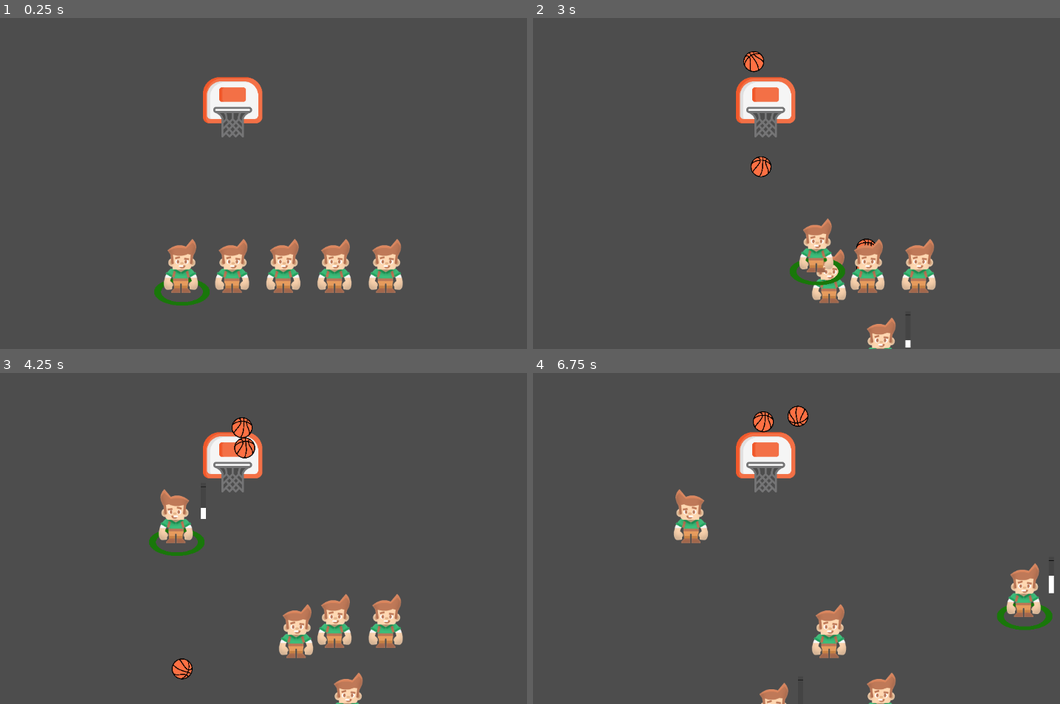
Above: before the commit, frames 1-4 (two rows, left to right).
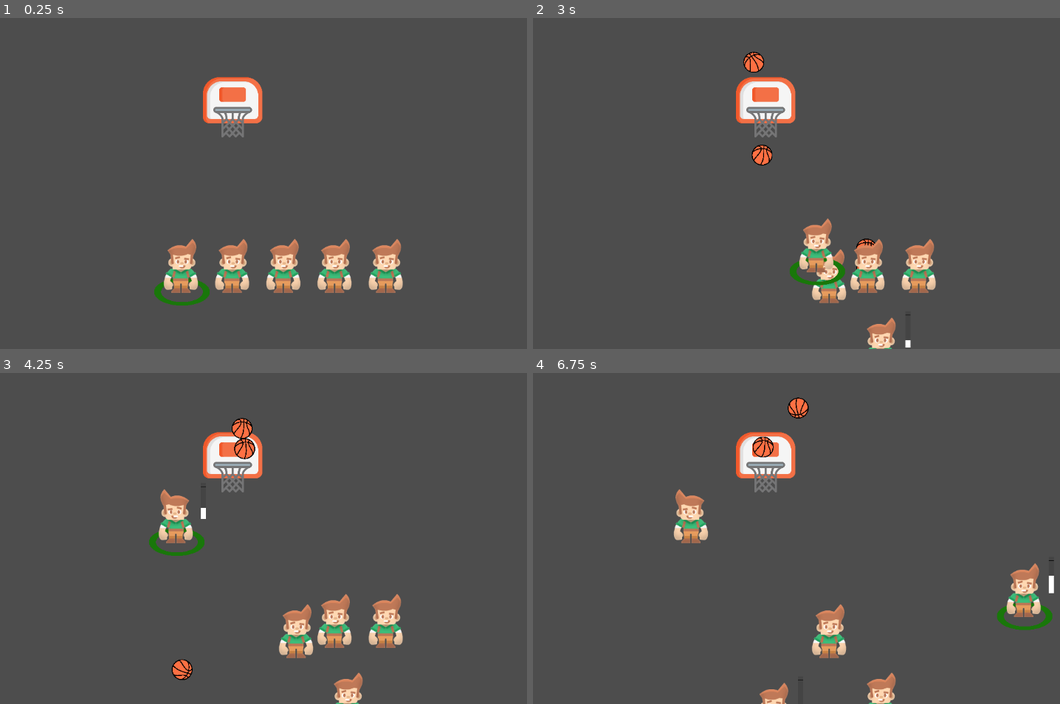
Above: after the commit, the same moments.

Repository: david8zhang/baller-quest-godot
Game: Godot game, scene res://scenes/Main.tscn
Same seed, same stepped clock (60 frames per second), same inputs: the game is played once before the commit and once after it.
Inputs:
- Up to frame 1 (0.25 s): no input
- Up to frame 2 (3 s): tap Enter at 0.5 s; hold Right (move_right) 0.53-1.28 s; hold F (shoot_ball) 0.53-1.28 s; hold Down (move_down) 1.28-2.03 s; tap Space (switch_character) at 1.35, 2.85 s; hold Right (move_right) 2.03-2.78 s; hold F (shoot_ball) 2.03-2.78 s; hold Up (move_up) from 2.78 s (still down)
- Up to frame 3 (4.25 s): release Up (move_up) at 3.53 s; hold Left (move_left) from 3.53 s (still down); hold F (shoot_ball) from 3.53 s (still down)
- Up to frame 4 (6.75 s): release F (shoot_ball) at 4.28 s; tap Space (switch_character) at 4.35, 5.85 s; release Left (move_left) at 5.03 s; hold Down (move_down) 5.03-5.78 s; hold F (shoot_ball) 5.03-5.78 s; hold Right (move_right) 5.78-6.53 s; hold Up (move_up) from 6.53 s (still down); hold F (shoot_ball) from 6.53 s (still down)

The runs differ from the first frame. In frame 1, 0.1% of the frame differs, in the area x 40-48%, y 27-32%; in frame 2, 0.5%; in frame 3, 0.4%; in frame 4, 0.7%, in the area x 40-53%, y 7-32%.

Commit message:
separate hoop backboard and net sprite

Diff:
--- a/prefab/Hoop.tscn
+++ b/prefab/Hoop.tscn
@@ -1,21 +1,40 @@
-[gd_scene load_steps=4 format=3 uid="uid://bp4p74n22uoph"]
+[gd_scene load_steps=6 format=3 uid="uid://bp4p74n22uoph"]
 
-[ext_resource type="Texture2D" uid="uid://b0qqy4n1r5qon" path="res://sprites/hoop.png" id="1_epx4k"]
 [ext_resource type="Script" path="res://scripts/Hoop.gd" id="1_xersv"]
+[ext_resource type="Texture2D" uid="uid://bmul1birkrc4i" path="res://sprites/backboard.png" id="2_l1r37"]
+[ext_resource type="Texture2D" uid="uid://cnvrwi7rl1t3t" path="res://sprites/net.png" id="3_2xbwd"]
 
 [sub_resource type="RectangleShape2D" id="RectangleShape2D_w45wc"]
 size = Vector2(76, 12)
+
+[sub_resource type="RectangleShape2D" id="RectangleShape2D_8uert"]
+size = Vector2(46, 20)
 
 [node name="Hoop" type="StaticBody2D"]
 collision_layer = 2
 collision_mask = 2
 script = ExtResource("1_xersv")
 
-[node name="Sprite2D" type="Sprite2D" parent="."]
+[node name="Backboard" type="Sprite2D" parent="."]
 position = Vector2(1, 0)
 scale = Vector2(0.25, 0.25)
-texture = ExtResource("1_epx4k")
+texture = ExtResource("2_l1r37")
 
-[node name="CollisionShape2D" type="CollisionShape2D" parent="."]
-position = Vector2(1, 6)
+[node name="Net" type="Sprite2D" parent="."]
+z_index = 10
+position = Vector2(1, 0)
+scale = Vector2(0.25, 0.25)
+texture = ExtResource("3_2xbwd")
+
+[node name="RimCollider" type="CollisionShape2D" parent="."]
+position = Vector2(1, 8)
 shape = SubResource("RectangleShape2D_w45wc")
+
+[node name="NetCollider" type="StaticBody2D" parent="."]
+position = Vector2(1, 22)
+collision_layer = 2
+collision_mask = 2
+
+[node name="CollisionShape2D" type="CollisionShape2D" parent="NetCollider"]
+position = Vector2(0, 3)
+shape = SubResource("RectangleShape2D_8uert")
--- a/scripts/Ball.gd
+++ b/scripts/Ball.gd
@@ -13,7 +13,8 @@
 	make_collider.disabled = false
 
 # logic for when ball colliders with hoop on makes
-func _on_rim_detector_body_entered(body):
-	if body is Hoop:
+func _on_rim_detector_body_entered(body: Node2D):
+	if body.name == "NetCollider":
 		# Slow down ball (to simulate colliding with the net)
-		linear_velocity.x = linear_velocity.x * 0.5
+		linear_velocity.x = linear_velocity.x * 0.25
+		linear_velocity.y = linear_velocity.y * 0.75
Binary file added: sprites/backboard.png
Not shown, added: sprites/backboard.png.import
Binary file changed: sprites/hoop.png
Binary file added: sprites/net.png
Not shown, added: sprites/net.png.import
